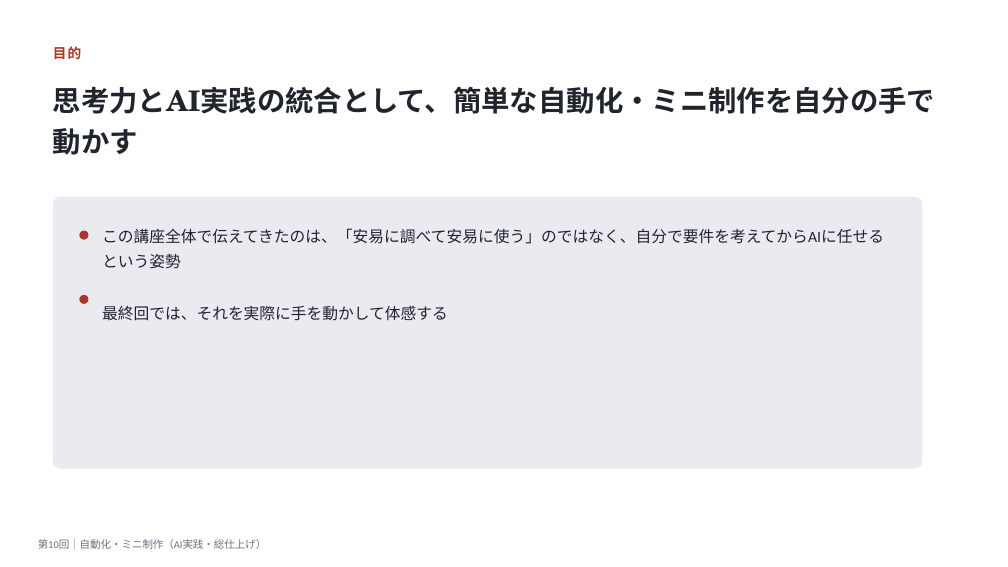
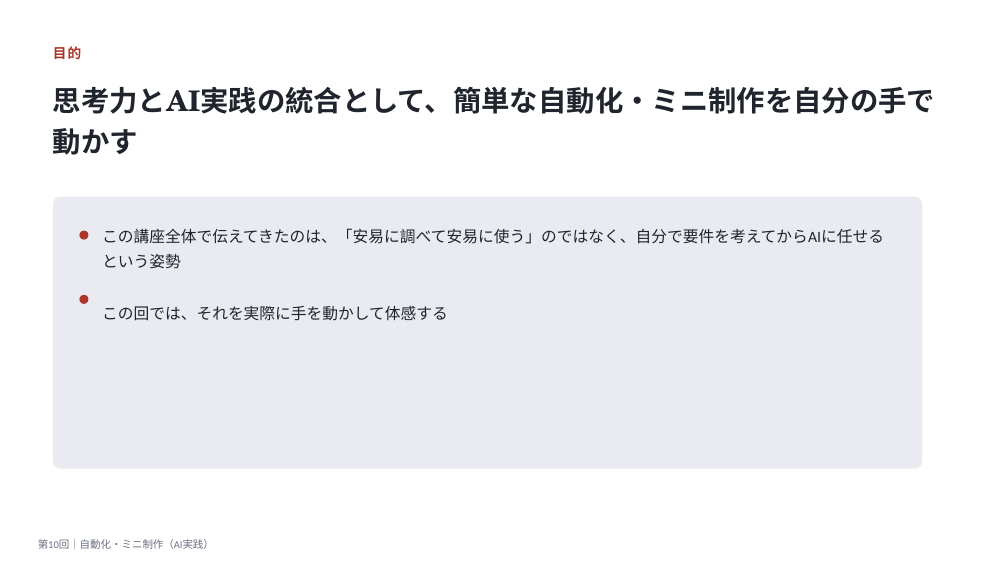
Before and after one commit to Todo2023/my-ai-agent, a slide deck: slide 2 of docs/slides/lesson-10.pptx. Drawn at 1008x567 pixels with LibreOffice and Linux fonts; fonts in the diff are those of the drawing. Boxes give left, top, right and bottom in pixels: in the first picture for what was removed or moved away, otherwise in the second. Text is boxed around its words. In the diff, an @@ line names an element or a change of style, - is before the commit and + after.

```diff
--- a/docs/slides/lesson-10.pptx
+++ b/docs/slides/lesson-10.pptx
@@ text at <box>102,306,448,321</box>: text changed @@
-最終回では、それを実際に手を動かして体感する
+この回では、それを実際に手を動かして体感する
@@ text at <box>38,539,214,549</box>: text changed @@
-第10回｜自動化・ミニ制作（AI実践・総仕上げ）
+第10回｜自動化・ミニ制作（AI実践）
```
Also in this commit, not shown: 5 other slides changed, 1 other file.
